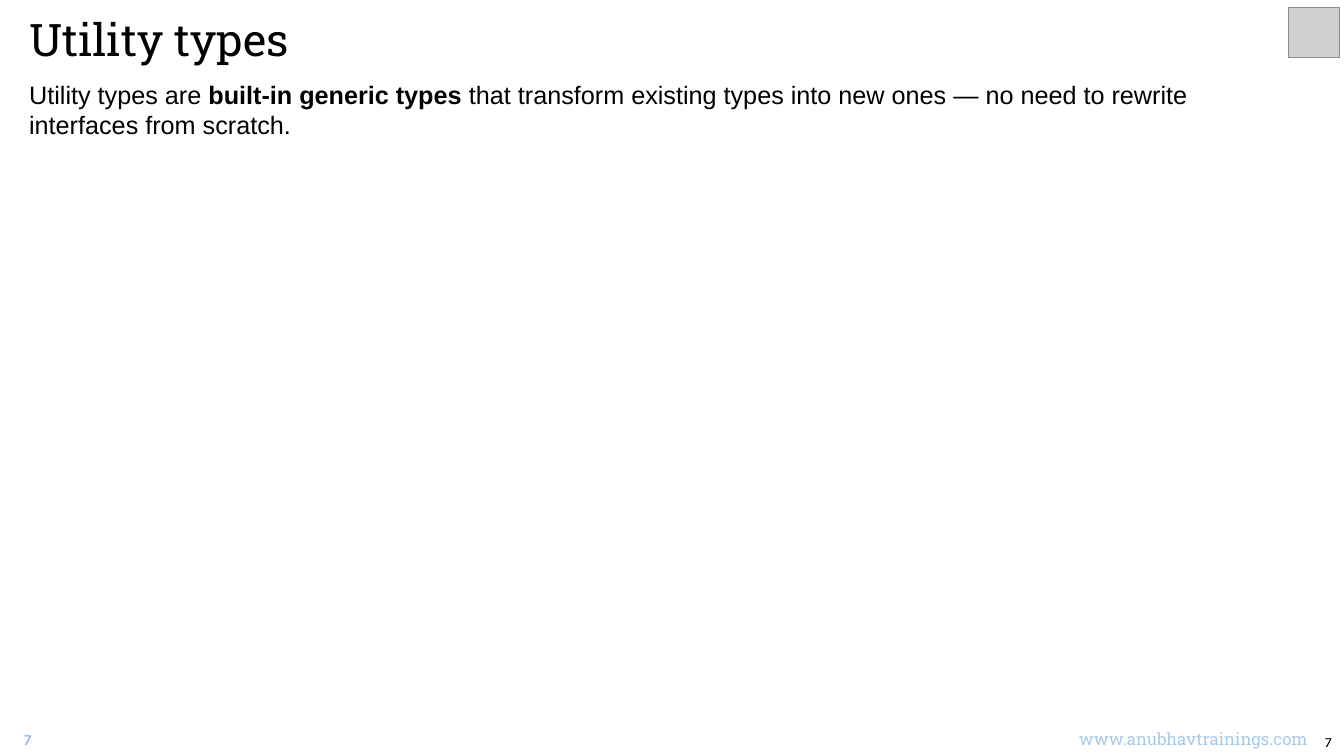
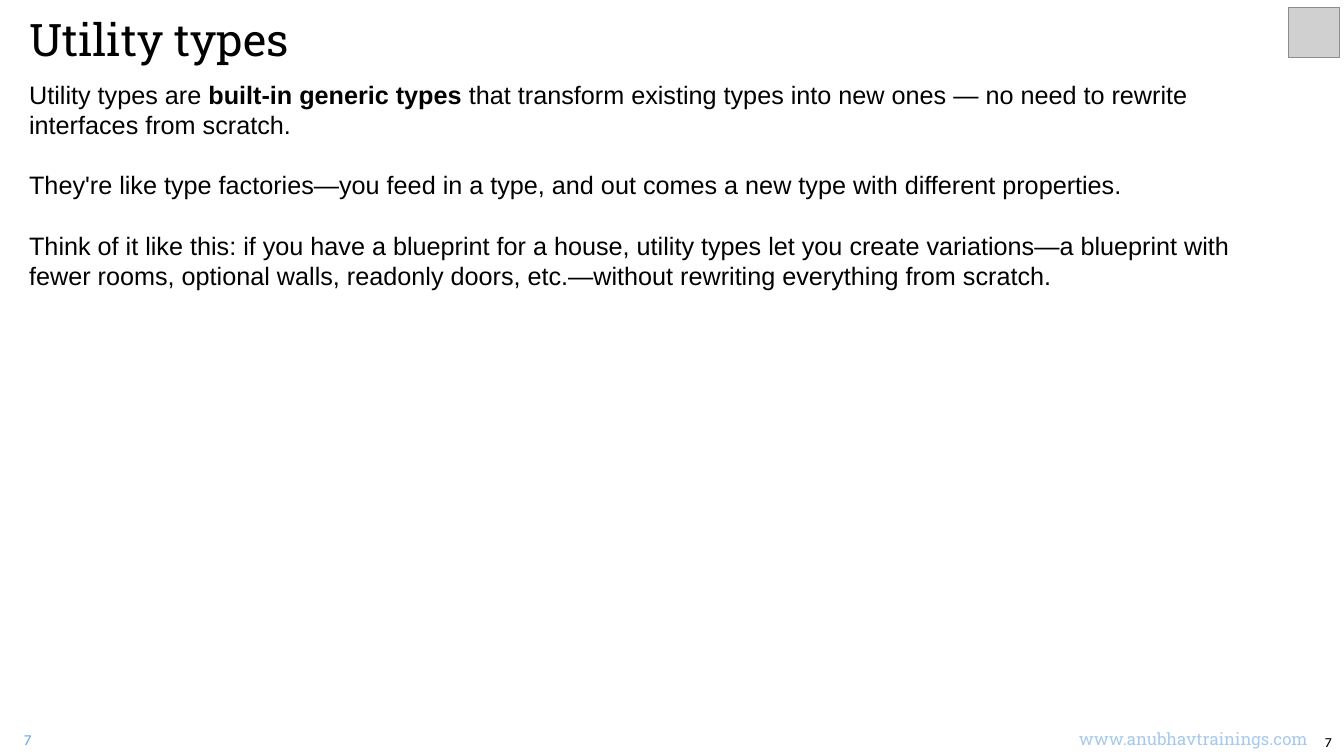
Before and after one commit to soyuztechnologies/typescript_training_capm, a slide deck: slide 18 of Day 1/DAY-1.pptx. Drawn at 1344x756 pixels with LibreOffice and Linux fonts; fonts in the diff are those of the drawing; grey boxes stand for pictures. Boxes give left, top, right and bottom in pixels: in the first picture for what was removed or moved away, otherwise in the second. Text is boxed around its words. In the diff, an @@ line names an element or a change of style, - is before the commit and + after.

```diff
--- a/Day 1/DAY-1.pptx
+++ b/Day 1/DAY-1.pptx
@@ text at (29, 175, 1229, 291): paragraphs added @@
+They're like type factories—you feed in a type, and out comes a new type with different properties.
+Think of it like this: if you have a blueprint for a house, utility types let you create variations—a blueprint with fewer rooms, optional walls, readonly doors, etc.—without rewriting everything from scratch.
```
Also in this commit, not shown: 1 other file.
